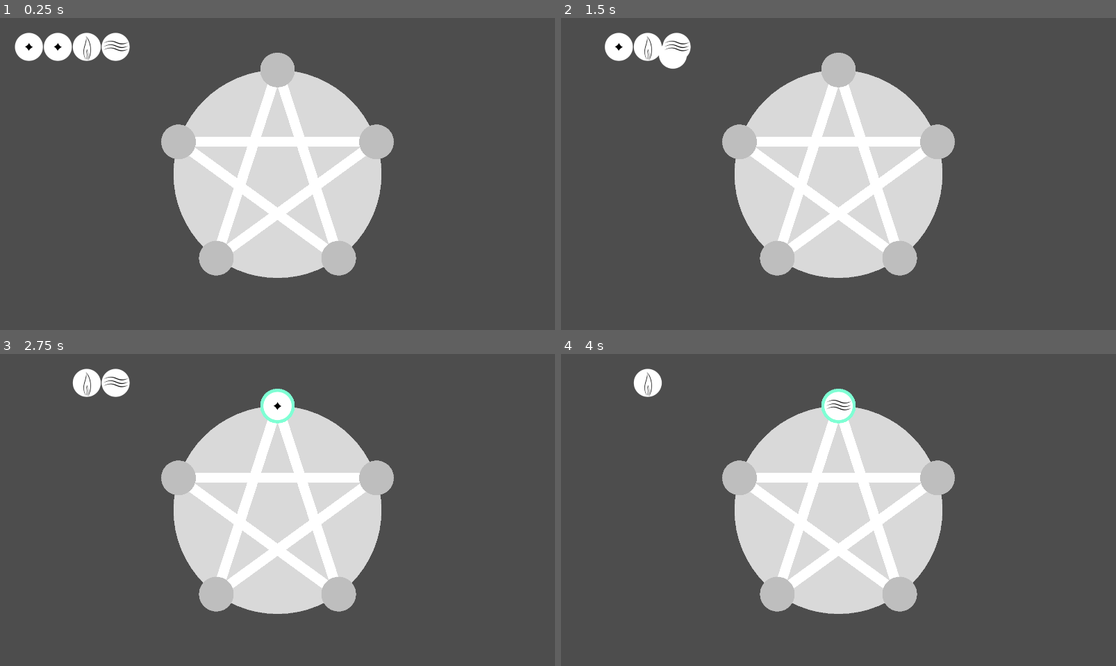
Above: before the commit, frames 1-4 (two rows, left to right).
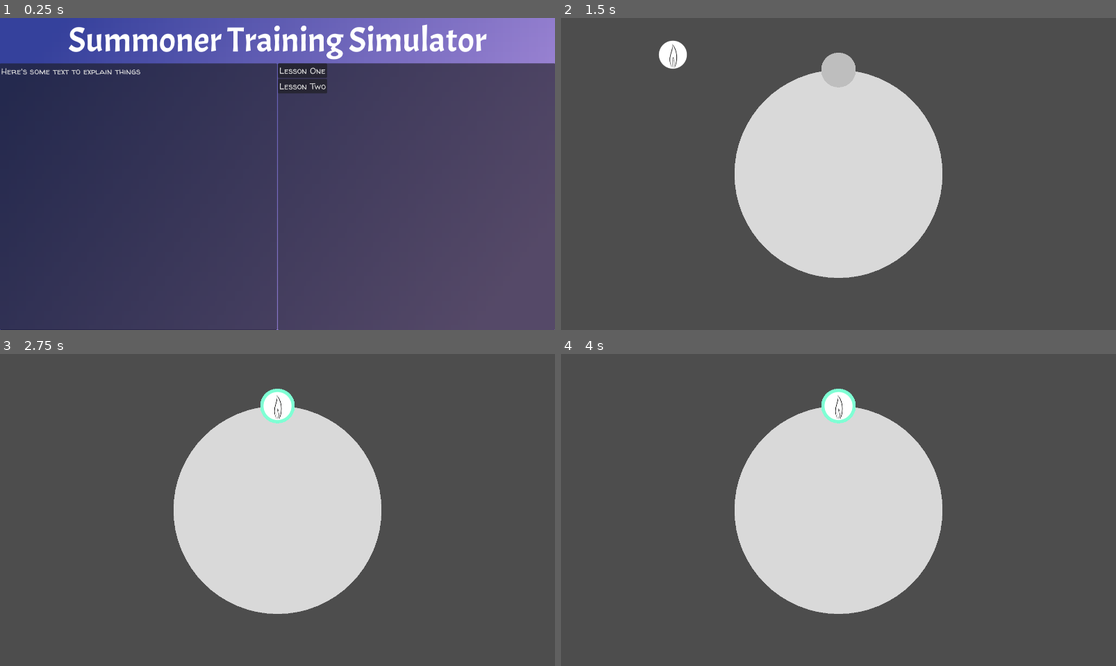
Above: after the commit, the same moments.

Repository: jwodicka/LD55
Game: Godot game, scene res://main_menu.tscn
The game is run twice, just before and just after one commit, with the same random seed, the same clock (stepped at 60 frames per second) and the same inputs. Before the commit the project starts from res://summoning_circle.tscn.
Inputs (mouse positions are in pixels of both pictures, inside the frame that each line leads up to):
- Up to frame 1 (0.25 s): no input
- Up to frame 2 (1.5 s): click (866, 71) at 0.5 s, where only the run after the commit has a clickable "Lesson One"; tap Enter at 1.25 s; drag from (588, 46) to (838, 71) at 1.27 s
- Up to frame 3 (2.75 s): tap Space at 2 s; drag from (55, 382) to (277, 407) at 2.02 s
- Up to frame 4 (4 s): tap Enter at 2.75 s; move the mouse to (649, 382) at 2.77 s; click (649, 382) at 2.92 s; tap Space at 3.5 s; drag from (677, 382) to (838, 407) at 3.52 s

The runs differ from the first frame. In frame 1, 67% of the frame differs, in the area x 0-100%, y 0-100%; in frame 2, 7.5%; in frame 3, 7.4%; in frame 4, 7.0%.

Commit message:
Added a main menu

Diff:
--- a/GameLogic.gd
+++ b/GameLogic.gd
@@ -1,4 +1,27 @@
 class_name GameLogic
+
+const SUMMONING_CIRCLE_SCENE = preload("res://summoning_circle.tscn")
 
 enum Symbol {EARTH, AIR, FIRE, WATER, SALT}
 enum State {INCOMPLETE, ERROR, CORRECT}
+
+static func load_level(level_name: String) -> SummoningCircle:
+
+	var glyphs : Array[Symbol] = []
+	var targets : int = 1
+	var target_connectors : Array[Vector2i] = []
+	var offset_angle : float = 0
+	match level_name:
+		"Level 1":
+			glyphs = [Symbol.FIRE]
+		"Level 2":
+			glyphs = [Symbol.FIRE, Symbol.WATER, Symbol.FIRE]
+			targets = 2
+			target_connectors = [Vector2i(0, 1)]
+			offset_angle = -90
+	var level = SUMMONING_CIRCLE_SCENE.instantiate() as SummoningCircle
+	level.glyphs = glyphs
+	level.targets = targets
+	level.target_connectors = target_connectors
+	level.offset_angle = offset_angle
+	return level
--- /dev/null
+++ b/MainMenu.gd
@@ -0,0 +1,18 @@
+extends Control
+
+# Called when the node enters the scene tree for the first time.
+func _ready() -> void:
+	pass # Replace with function body.
+
+
+# Called every frame. 'delta' is the elapsed time since the previous frame.
+func _process(delta: float) -> void:
+	pass
+
+const LEVELS: Dictionary = {}
+
+func _on_level_select(level_name: String) -> void:
+	var level = GameLogic.load_level(level_name)
+	get_tree().root.add_child(level)
+	get_tree().root.remove_child(self)
+	self.queue_free
--- /dev/null
+++ b/main_menu.tscn
@@ -0,0 +1,74 @@
+[gd_scene load_steps=5 format=3 uid="uid://0ldqvd7vnlwa"]
+
+[ext_resource type="FontFile" uid="uid://bfxvkt6h2o1wd" path="res://fonts/Acme-Regular.ttf" id="1_8mnql"]
+[ext_resource type="Script" path="res://MainMenu.gd" id="1_vefiu"]
+
+[sub_resource type="Gradient" id="Gradient_kji2a"]
+colors = PackedColorArray(0.210954, 0.255119, 0.611776, 1, 0.684744, 0.565964, 0.868645, 1)
+
+[sub_resource type="GradientTexture2D" id="GradientTexture2D_47ptj"]
+gradient = SubResource("Gradient_kji2a")
+fill_from = Vector2(0, 0.270642)
+fill_to = Vector2(1, 0.678899)
+
+[node name="MainMenu" type="Control"]
+layout_mode = 3
+anchors_preset = 15
+anchor_right = 1.0
+anchor_bottom = 1.0
+grow_horizontal = 2
+grow_vertical = 2
+script = ExtResource("1_vefiu")
+
+[node name="TextureRect" type="TextureRect" parent="."]
+layout_mode = 1
+anchors_preset = 15
+anchor_right = 1.0
+anchor_bottom = 1.0
+grow_horizontal = 2
+grow_vertical = 2
+texture = SubResource("GradientTexture2D_47ptj")
+
+[node name="VBoxContainer" type="VBoxContainer" parent="."]
+layout_mode = 1
+anchors_preset = 15
+anchor_right = 1.0
+anchor_bottom = 1.0
+grow_horizontal = 2
+grow_vertical = 2
+
+[node name="Label" type="Label" parent="VBoxContainer"]
+layout_mode = 2
+theme_override_fonts/font = ExtResource("1_8mnql")
+theme_override_font_sizes/font_size = 120
+text = "Summoner Training Simulator"
+horizontal_alignment = 1
+
+[node name="HBoxContainer" type="HBoxContainer" parent="VBoxContainer"]
+layout_mode = 2
+size_flags_vertical = 3
+
+[node name="TextEdit" type="TextEdit" parent="VBoxContainer/HBoxContainer"]
+layout_mode = 2
+size_flags_horizontal = 3
+text = "Here's some text to explain things"
+
+[node name="Panel" type="Panel" parent="VBoxContainer/HBoxContainer"]
+layout_mode = 2
+size_flags_horizontal = 3
+
+[node name="VBoxContainer" type="VBoxContainer" parent="VBoxContainer/HBoxContainer/Panel"]
+layout_mode = 0
+offset_right = 40.0
+offset_bottom = 40.0
+
+[node name="Button" type="Button" parent="VBoxContainer/HBoxContainer/Panel/VBoxContainer"]
+layout_mode = 2
+text = "Lesson One"
+
+[node name="Button2" type="Button" parent="VBoxContainer/HBoxContainer/Panel/VBoxContainer"]
+layout_mode = 2
+text = "Lesson Two"
+
+[connection signal="pressed" from="VBoxContainer/HBoxContainer/Panel/VBoxContainer/Button" to="." method="_on_level_select" binds= ["Level 1"]]
+[connection signal="pressed" from="VBoxContainer/HBoxContainer/Panel/VBoxContainer/Button2" to="." method="_on_level_select" binds= ["Level 2"]]
--- a/project.godot
+++ b/project.godot
@@ -11,7 +11,7 @@
 [application]
 
 config/name="LD55"
-run/main_scene="res://summoning_circle.tscn"
+run/main_scene="res://main_menu.tscn"
 config/features=PackedStringArray("4.2", "GL Compatibility")
 
 [debug]
@@ -25,6 +25,10 @@
 window/size/initial_position_type=3
 window/size/resizable=false
 
+[gui]
+
+theme/custom="res://summoner_theme.tres"
+
 [rendering]
 
 renderer/rendering_method="gl_compatibility"
--- /dev/null
+++ b/summoner_theme.tres
@@ -0,0 +1,7 @@
+[gd_resource type="Theme" load_steps=2 format=3 uid="uid://daf7aw2ai0ai5"]
+
+[ext_resource type="FontFile" uid="uid://drjgf2vdbypi" path="res://fonts/WalterTurncoat-Regular.ttf" id="1_buwm6"]
+
+[resource]
+default_font = ExtResource("1_buwm6")
+default_font_size = 30
--- a/summoning_circle.tscn
+++ b/summoning_circle.tscn
@@ -5,7 +5,7 @@
 
 [node name="SummoningCircle" type="Node2D"]
 script = ExtResource("1_4yubp")
-glyphs = Array[int]([4, 4, 2, 3])
+glyphs = Array[int]([0, 4, 2, 3, 1])
 targets = 5
 target_connectors = Array[Vector2i]([Vector2i(0, 2), Vector2i(1, 3), Vector2i(2, 4), Vector2i(3, 0), Vector2i(4, 1)])
 
Binary file added: fonts/Acme-Regular.ttf
Not shown, added: fonts/Acme-Regular.ttf.import
Binary file added: fonts/WalterTurncoat-Regular.ttf
Not shown, added: fonts/WalterTurncoat-Regular.ttf.import
